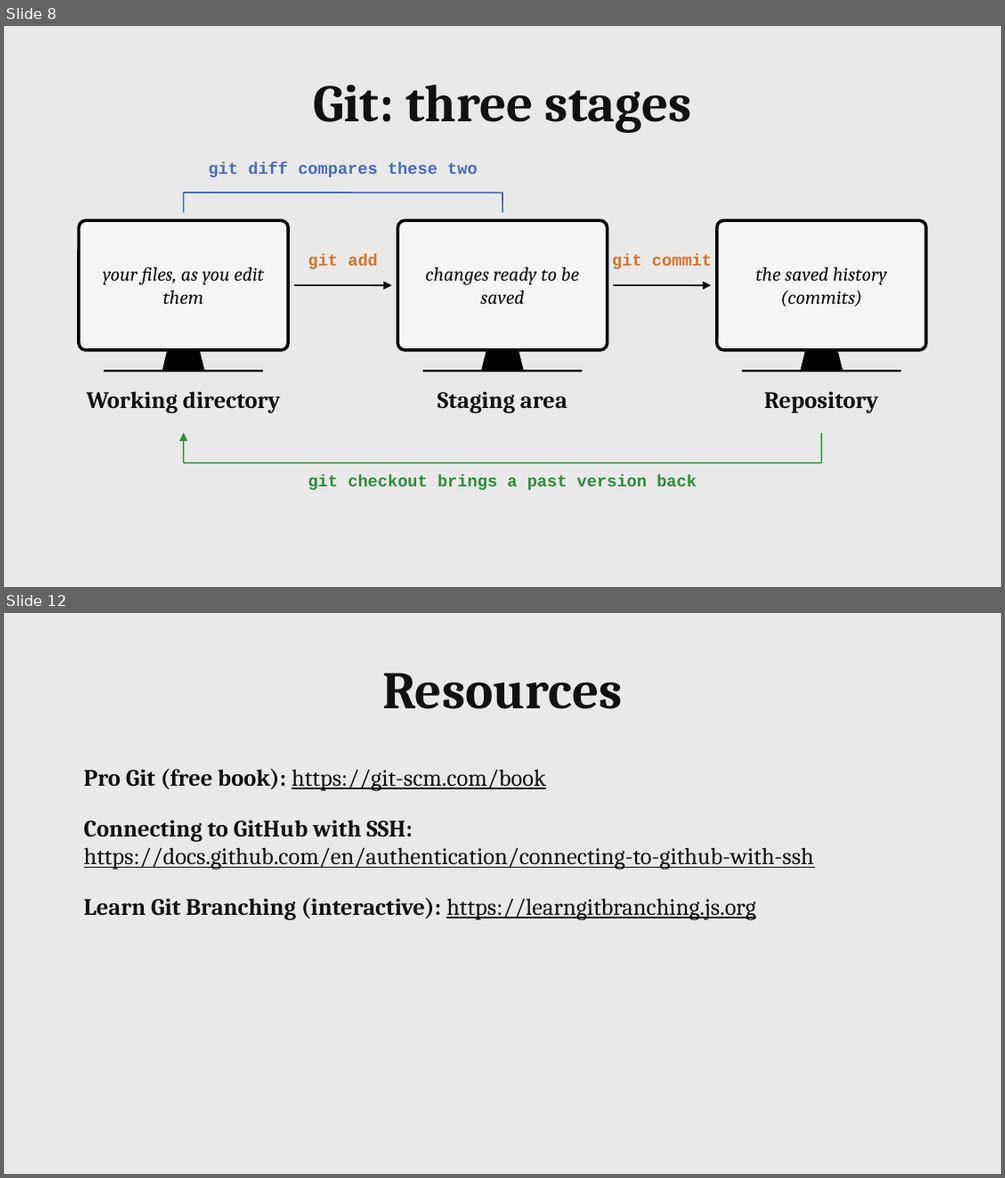
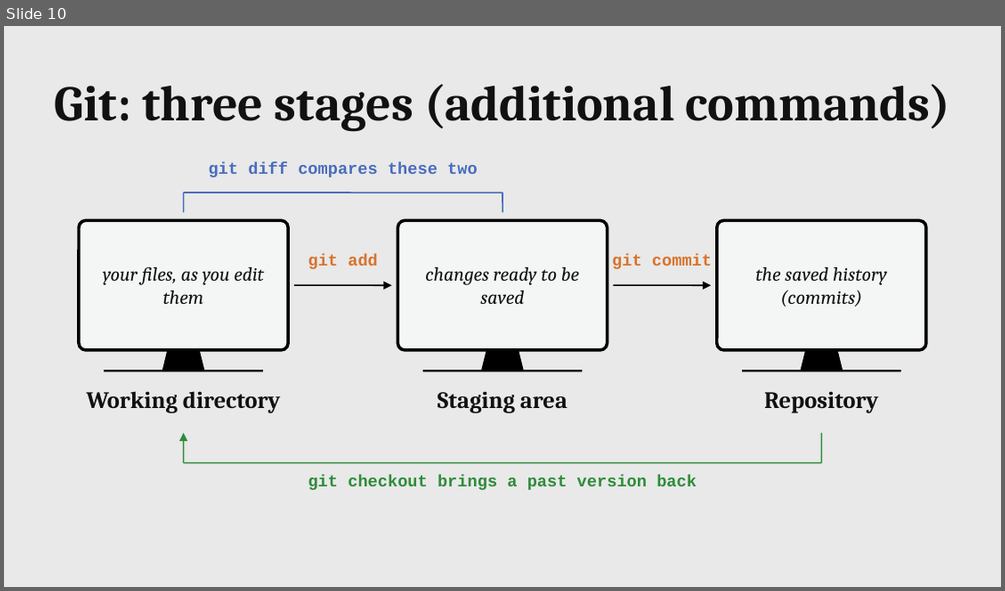
Before and after one commit to MaximeCaute/CogSupParis-Core-1, a slide deck: 2026-2027/S1/Session-01/Session_01_Course_introduction.odp. Shown one above the other, each under a label of ours: slides 8 and 12 before the commit, slide 10 after it; the slides between them are not shown. The pictures are 1005x1178 and 1005x591 pixels, drawn with LibreOffice and Linux fonts; fonts in the diff are those of the drawing. Boxes give left, top, right and bottom in pixels: in the first picture for what was removed or moved away, otherwise in the second. Text is boxed around its words. In the diff, an @@ line names an element or a change of style, - is before the commit and + after.

```diff
--- a/2026-2027/S1/Session-01/Session_01_Course_introduction.odp
+++ b/2026-2027/S1/Session-01/Session_01_Course_introduction.odp
@@ slide 12 removed at [4,613,1001,1174], background #E8E9E8 @@
@@ text removed at [382,673,623,709] @@
-Resources
@@ text removed at [84,769,814,920] @@
-Pro Git (free book): https://git-scm.com/book
-Connecting to GitHub with SSH: https://docs.github.com/en/authentication/connecting-to-github-with-ssh
-Learn Git Branching (interactive): https://learngitbranching.js.org
@@ what was slide 8 is now slide 10 @@
@@ slide 10 changed as well @@
@@ text at [55,84,950,132]: text changed; size 38 to 36 pt @@
-Git: three stages
+Git: three stages (additional commands)
```
Also in this commit, not shown: 6 other slides changed, 9 slides added, 4 other slides removed.
